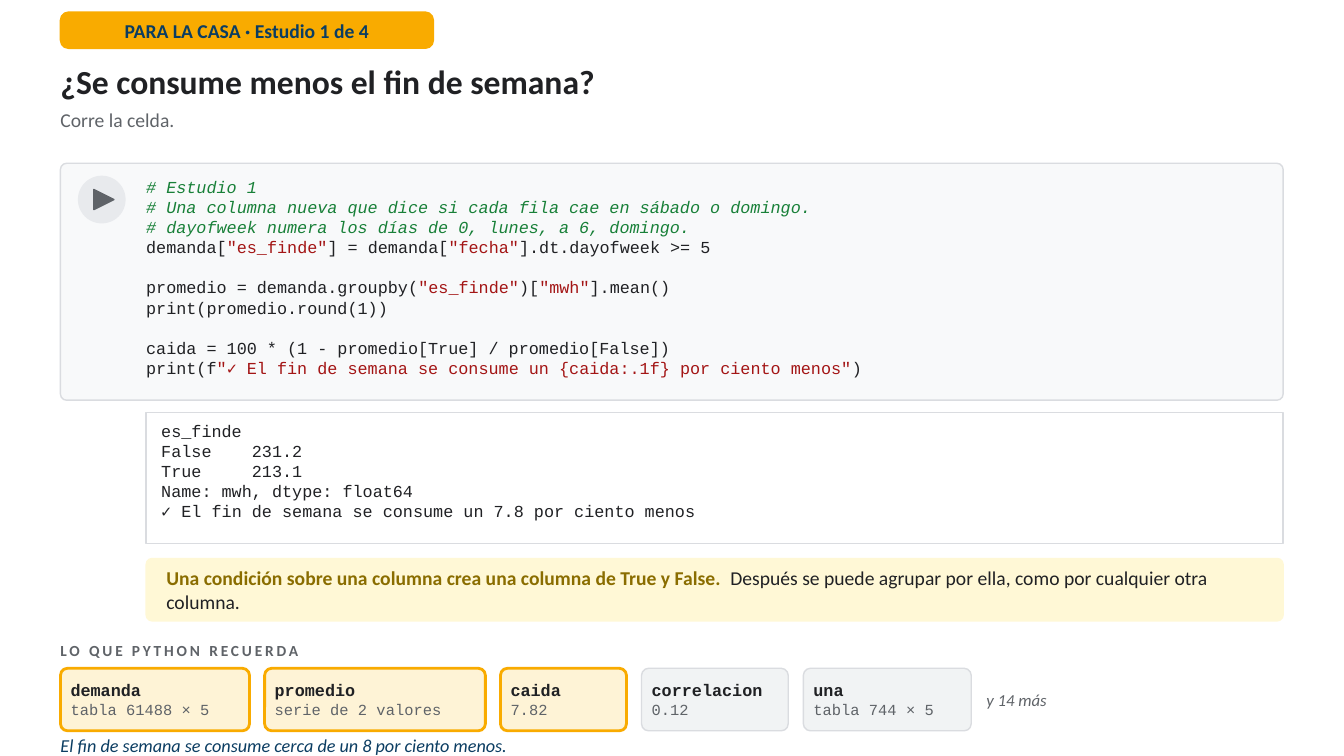
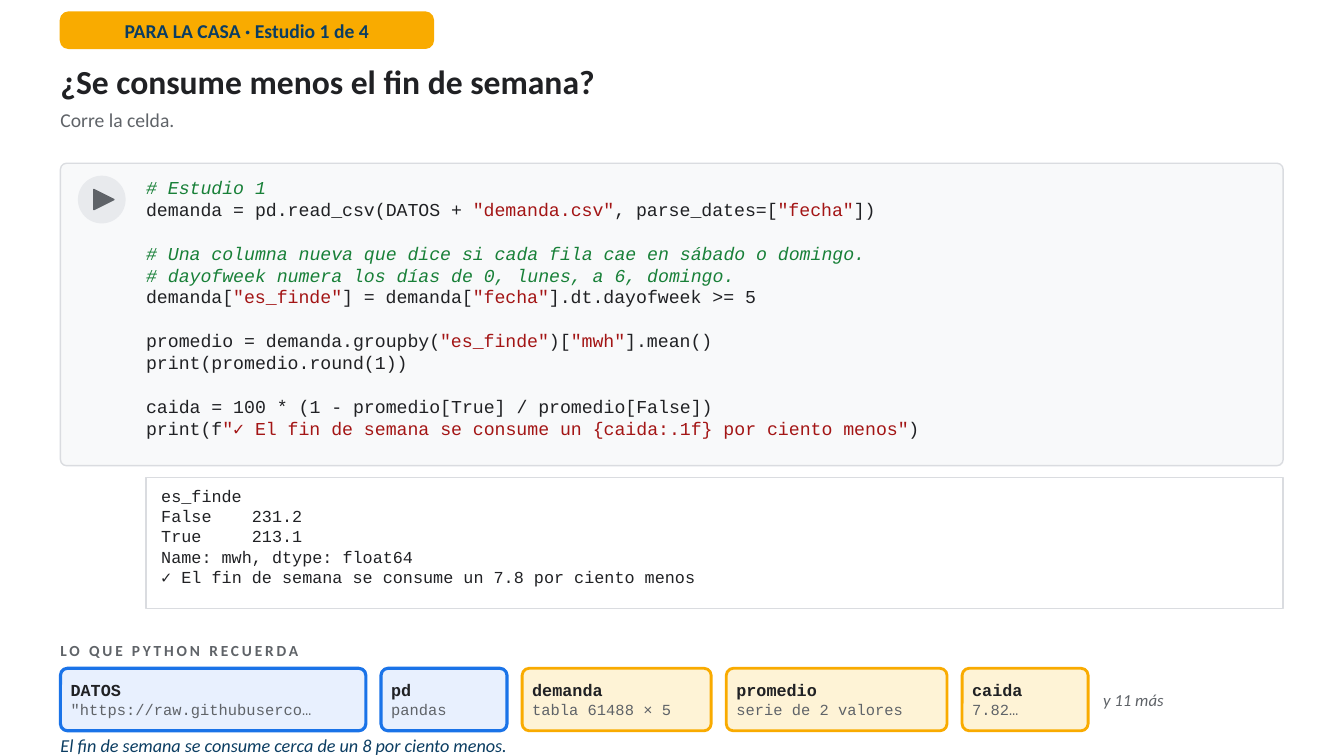
Before and after one commit to RodrigoMSB/curso-python-minergia, a slide deck: slide 34 of presentaciones/Simulador_Lab02_guiado.pptx (slide 33 before the commit). Drawn at 1344x756 pixels with LibreOffice and Linux fonts; fonts in the diff are those of the drawing. Boxes give left, top, right and bottom in pixels: in the first picture for what was removed or moved away, otherwise in the second. Text is boxed around its words. In the diff, an @@ line names an element or a change of style, - is before the commit and + after.

```diff
--- a/presentaciones/Simulador_Lab02_guiado.pptx
+++ b/presentaciones/Simulador_Lab02_guiado.pptx
@@ rounded rectangle: place and size @@
-rounded rectangle at <box>60,163,1284,400</box>
+rounded rectangle at <box>60,163,1284,466</box>
@@ rounded rectangle at <box>60,163,1284,466</box>: proportions changed @@
@@ text at <box>146,203,876,220</box>: paragraph added @@
+demanda = pd.read_csv(DATOS + "demanda.csv", parse_dates=["fecha"])
@@ text at <box>146,181,908,439</box>: size 12 to 13 pt in "# Estudio 1", "# Una columna nueva que dice si ...", "# dayofweek numera los días de 0, ...", "demanda["es_finde"] = demanda["fecha"].dt.dayofweek >= 5" and 4 more places @@
@@ rectangle: place and size @@
-rectangle at <box>146,412,1284,543</box>
+rectangle at <box>146,478,1284,609</box>
@@ text "es_finde": place and size @@
-text "es_finde" at <box>161,425,695,521</box>
+text "es_finde" at <box>161,490,695,587</box>
@@ rounded rectangle removed at <box>146,559,1284,621</box> @@
@@ text removed at <box>166,571,1208,609</box> @@
-Una condición sobre una columna crea una columna de True y False. Después se puede agrupar por ella, como por cualquier otra columna.
@@ rounded rectangle added at <box>60,668,366,731</box>, fill #E8F0FE, outline #1A73E8 2.25 pt @@
@@ text added at <box>71,684,312,718</box>, 11 pt, text #5F6368 @@
+DATOS
+"https://raw.githubuserco…
@@ rounded rectangle: place and size @@
-rounded rectangle at <box>60,668,250,731</box>
+rounded rectangle at <box>381,668,507,731</box>
@@ rounded rectangle at <box>381,668,507,731</box>: fill #FEF3D6 to #E8F0FE; outline #F9AB00 2 pt to #1A73E8 2.25 pt @@
@@ text added at <box>391,684,447,718</box>, 11 pt, text #5F6368 @@
+pd
+pandas
@@ rounded rectangle: place and size @@
-rounded rectangle at <box>264,668,485,731</box>
+rounded rectangle at <box>522,668,712,731</box>
@@ text removed at <box>652,684,763,715</box> @@
-correlacion
-0.12
@@ rounded rectangle: place and size @@
-rounded rectangle at <box>500,668,626,731</box>
+rounded rectangle at <box>727,668,948,731</box>
@@ rounded rectangle removed at <box>804,668,972,731</box> @@
@@ text removed at <box>813,687,934,715</box> @@
-una
-tabla 744 × 5
@@ rounded rectangle: place and size @@
-rounded rectangle at <box>642,668,789,731</box>
+rounded rectangle at <box>962,668,1088,731</box>
@@ rounded rectangle at <box>962,668,1088,731</box>: fill #F1F3F4 to #FEF3D6; outline #DADCE0 1 pt to #F9AB00 2 pt @@
@@ 3 texts: place and size @@
-3 texts at <box>71,684,561,715</box>
+3 texts at <box>532,684,1022,715</box>
@@ text at <box>972,704,1018,715</box>: text changed @@
-7.82
+7.82…
@@ text at <box>1103,694,1163,709</box>: text changed @@
-y 14 más
+y 11 más
```
Also in this commit, not shown: 39 other slides changed, 11 slides added, 1 slide removed, 22 other files.
